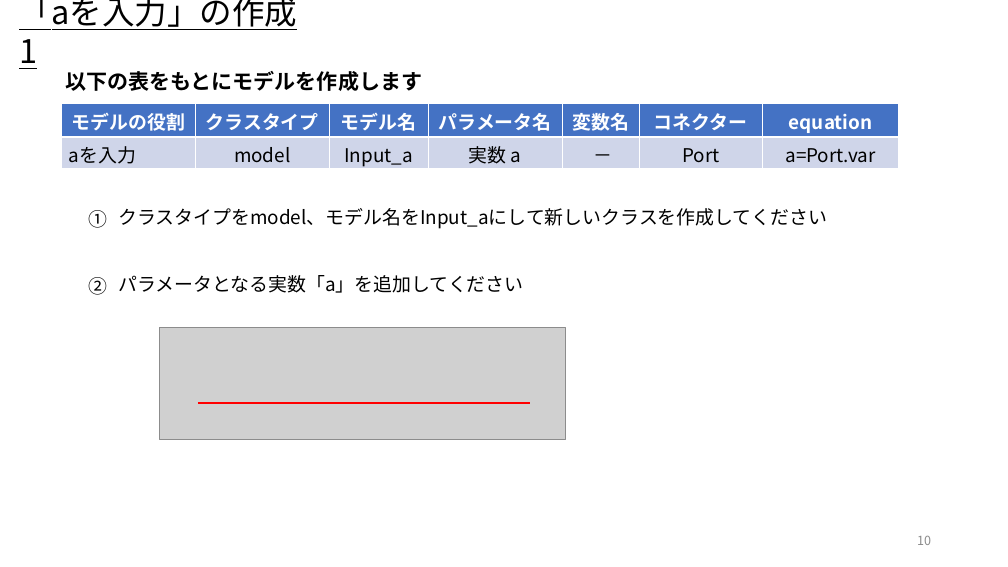
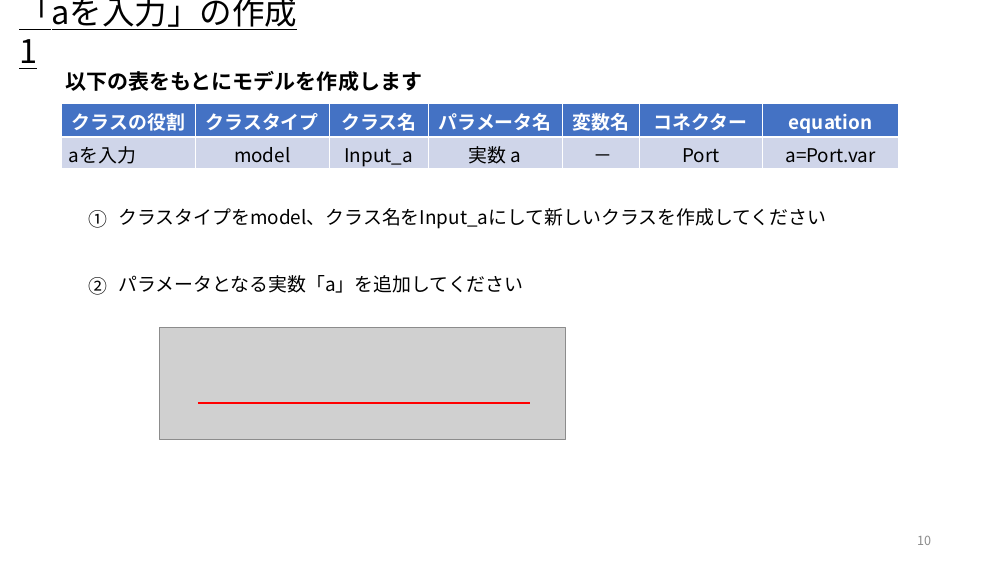
Before and after one commit to UedaShigenori/OpenModelica_Tutorials_Ja, a slide deck: slide 10 of 5_CustomizeModel3_OnePlusOne/OpenModelica_Tutorials_5.pptx. Drawn at 1008x567 pixels with LibreOffice and Linux fonts; fonts in the diff are those of the drawing; grey boxes stand for pictures. Boxes give left, top, right and bottom in pixels: in the first picture for what was removed or moved away, otherwise in the second. Text is boxed around its words. In the diff, an @@ line names an element or a change of style, - is before the commit and + after.

```diff
--- a/5_CustomizeModel3_OnePlusOne/OpenModelica_Tutorials_5.pptx
+++ b/5_CustomizeModel3_OnePlusOne/OpenModelica_Tutorials_5.pptx
@@ table at [61,104,899,171] @@
-row 1, column 1: モデルの役割
+row 1, column 1: クラスの役割
-row 1, column 3: モデル名
+row 1, column 3: クラス名
@@ text at [118,208,826,229]: text changed @@
-クラスタイプをmodel、モデル名をInput_aにして新しいクラスを作成してください
+クラスタイプをmodel、クラス名をInput_aにして新しいクラスを作成してください
```
Also in this commit, not shown: 5 other slides changed.
